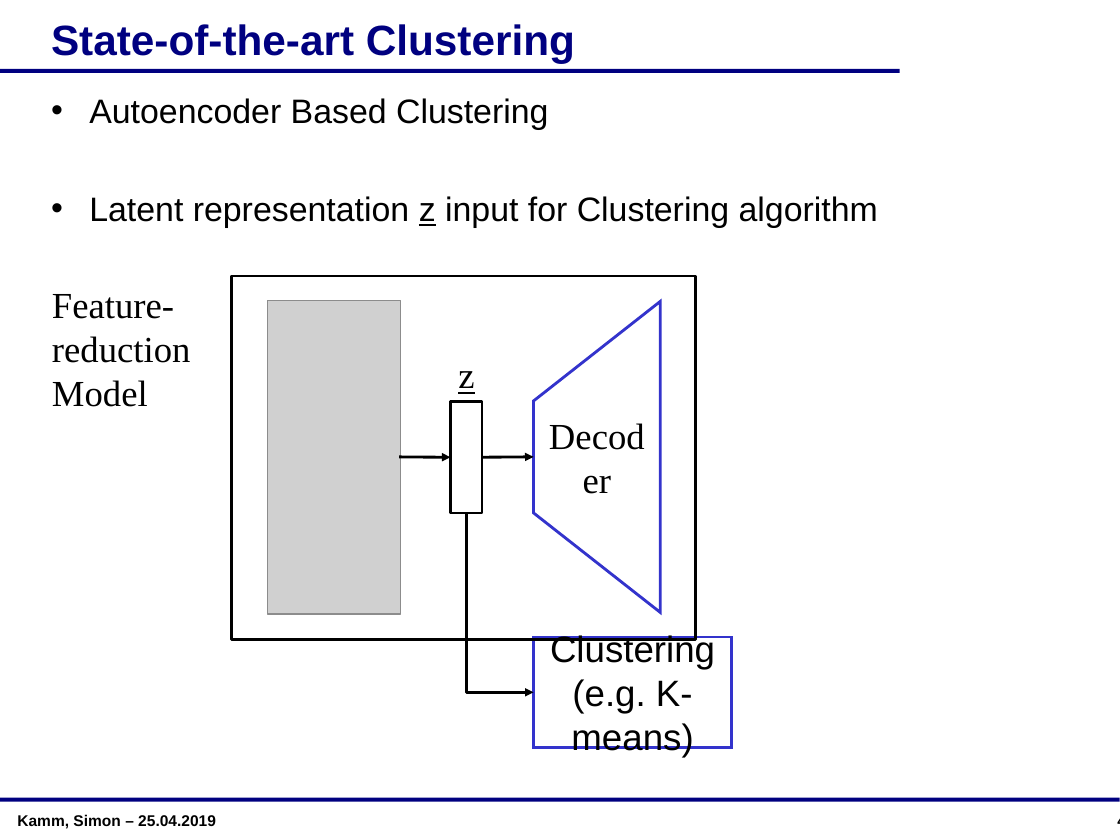
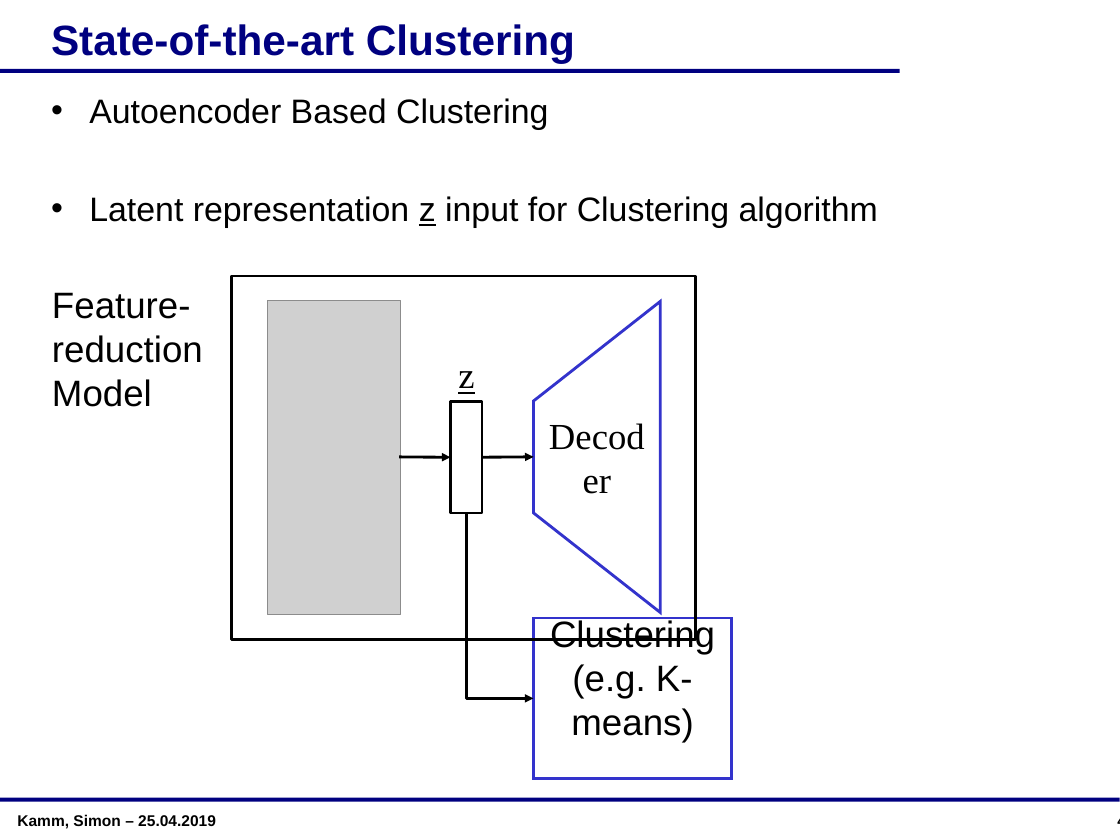
Before and after one commit to simonbuerste/Forschungsarbeit, a slide deck: slide 4 of Documentation/Pres_ResearchThesis_KammSimon.ppt. Drawn at 1120x840 pixels with LibreOffice and Linux fonts; fonts in the diff are those of the drawing; grey boxes stand for pictures; background and template pictures are left out. Boxes give left, top, right and bottom in pixels: in the first picture for what was removed or moved away, otherwise in the second. Text is boxed around its words. In the diff, an @@ line names an element or a change of style, - is before the commit and + after.

```diff
--- a/Documentation/Pres_ResearchThesis_KammSimon.ppt
+++ b/Documentation/Pres_ResearchThesis_KammSimon.ppt
@@ text "Feature-reduction Model" at [52,292,203,407]: font Times New Roman to Arial @@
@@ elbow arrow moved from (466, 513) - (534, 692) to (466, 513) - (534, 698) @@
@@ rectangle "Clustering (e.g. K-means)": place and size @@
-rectangle "Clustering (e.g. K-means)" at [534,637,732,748]
+rectangle "Clustering (e.g. K-means)" at [534,618,732,779]
```
Also in this commit, not shown: 11 other slides changed, 1 slide added.
